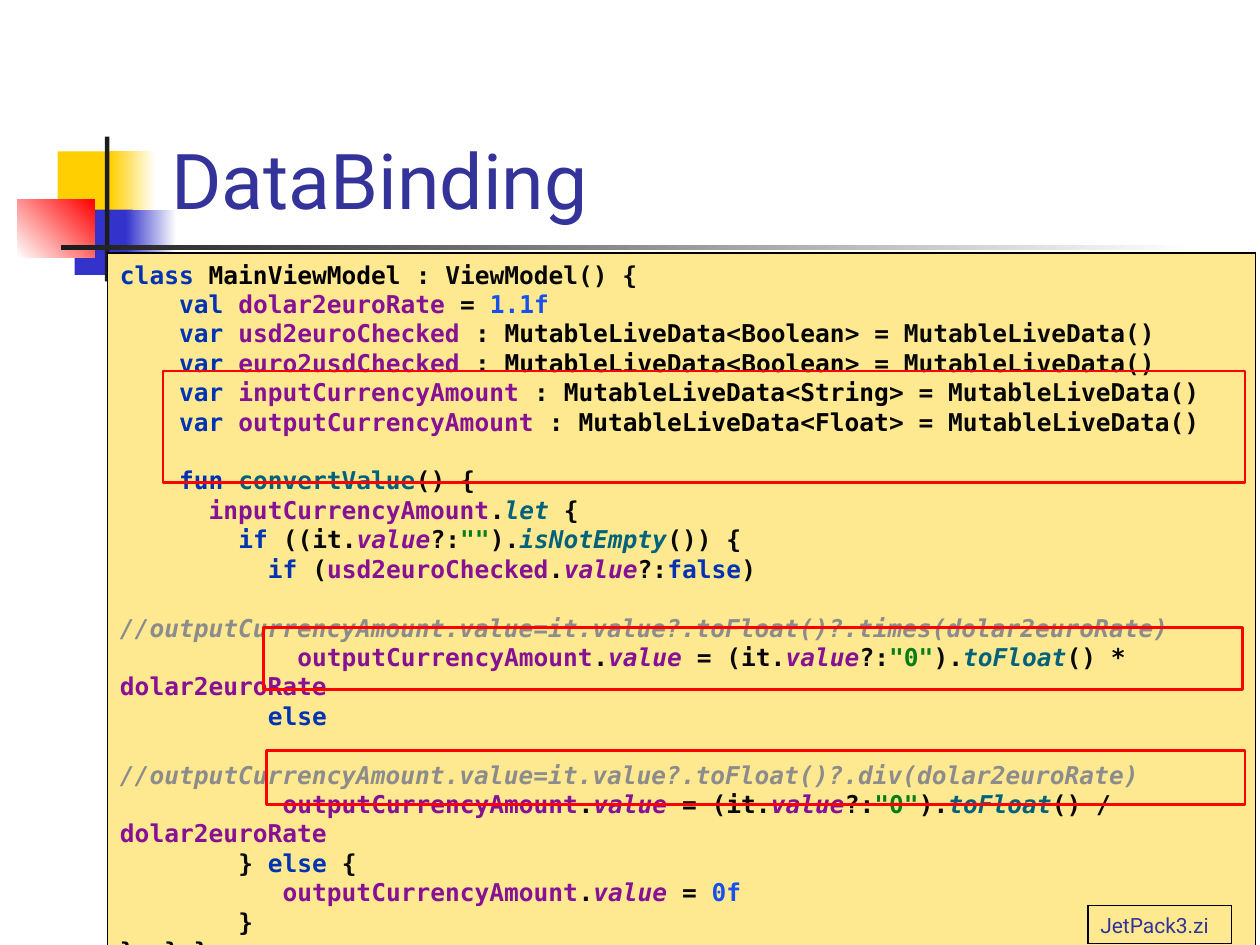
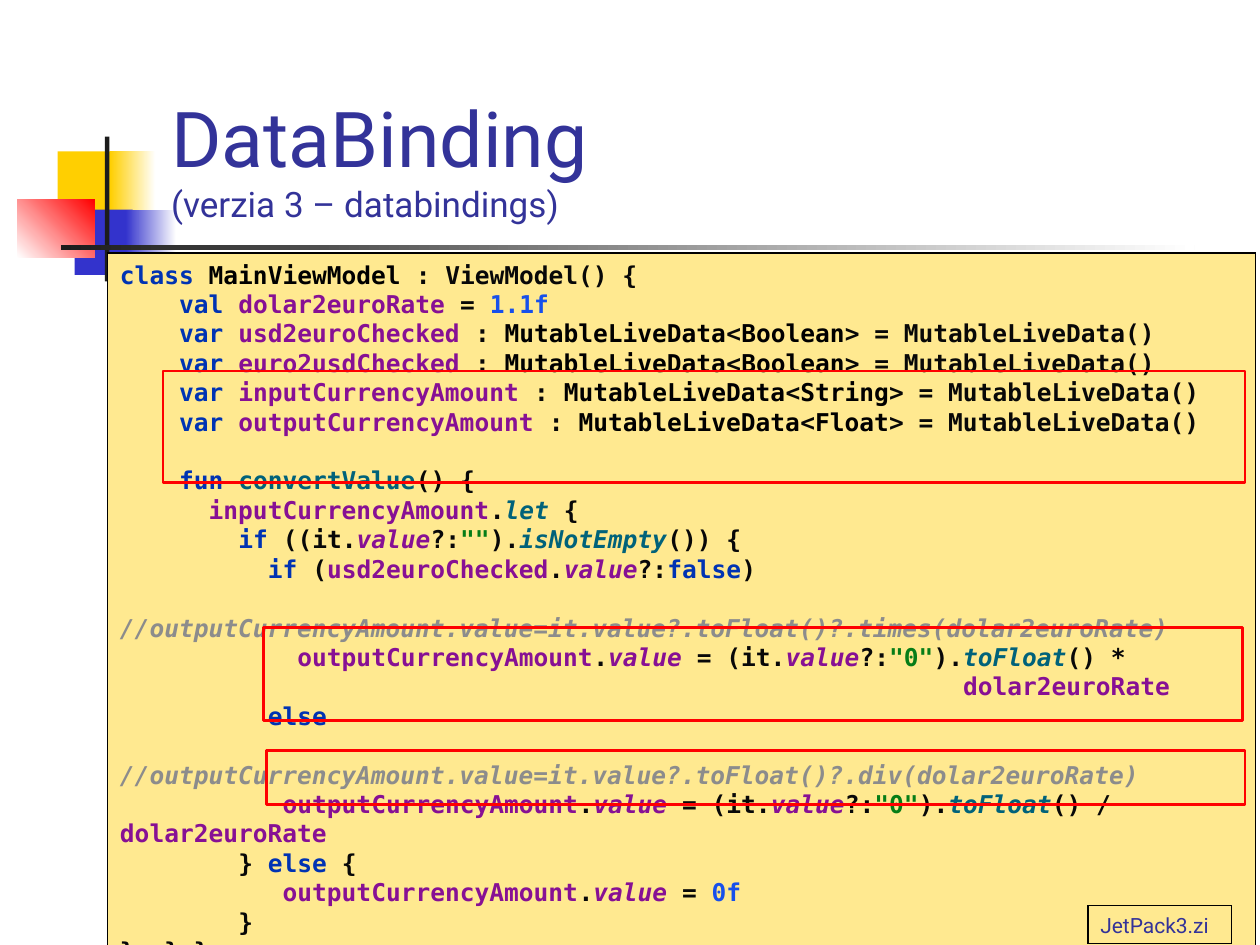
Before and after one commit to vmandro/Prednasky, a slide deck: slide 16 of 07/07_Android.ppt (slide 15 before the commit). Drawn at 1260x945 pixels with LibreOffice and Linux fonts; fonts in the diff are those of the drawing; grey boxes stand for pictures. Boxes give left, top, right and bottom in pixels: in the first picture for what was removed or moved away, otherwise in the second. Text is boxed around its words. In the diff, an @@ line names an element or a change of style, - is before the commit and + after.

```diff
--- a/07/07_Android.ppt
+++ b/07/07_Android.ppt
@@ title at bbox=[171, 109, 587, 225]: text changed; size 44 to 20 pt @@
-DataBinding
+DataBinding
+(verzia 3 – databindings)
@@ text in rectangle at bbox=[120, 264, 1199, 906]: text changed @@
-class MainViewModel : ViewModel() {
-val dolar2euroRate = 1.1f
-var usd2euroChecked : MutableLiveData<Boolean> = MutableLiveData()
-var euro2usdChecked : MutableLiveData<Boolean> = MutableLiveData()
-var inputCurrencyAmount : MutableLiveData<String> = MutableLiveData()
-var outputCurrencyAmount : MutableLiveData<Float> = MutableLiveData()
-fun convertValue() {
-inputCurrencyAmount.let {
-if ((it.value?:"").isNotEmpty()) {
-if (usd2euroChecked.value?:false)
-//outputCurrencyAmount.value=it.value?.toFloat()?.times(dolar2euroRate)
-outputCurrencyAmount.value = (it.value?:"0").toFloat() * dolar2euroRate
-else
-//outputCurrencyAmount.value=it.value?.toFloat()?.div(dolar2euroRate)
-outputCurrencyAmount.value = (it.value?:"0").toFloat() / dolar2euroRate
-} else {
-outputCurrencyAmount.value = 0f
-}
-} } }
+class MainViewModel : ViewModel() {
+val dolar2euroRate = 1.1f
+var usd2euroChecked : MutableLiveData<Boolean> = MutableLiveData()
+var euro2usdChecked : MutableLiveData<Boolean> = MutableLiveData()
+var inputCurrencyAmount : MutableLiveData<String> = MutableLiveData()
+var outputCurrencyAmount : MutableLiveData<Float> = MutableLiveData()
+fun convertValue() {
+inputCurrencyAmount.let {
+if ((it.value?:"").isNotEmpty()) {
+if (usd2euroChecked.value?:false)
+//outputCurrencyAmount.value=it.value?.toFloat()?.times(dolar2euroRate)
+outputCurrencyAmount.value = (it.value?:"0").toFloat() *
+dolar2euroRate
+else
+//outputCurrencyAmount.value=it.value?.toFloat()?.div(dolar2euroRate)
+outputCurrencyAmount.value = (it.value?:"0").toFloat() / dolar2euroRate
+} else {
+outputCurrencyAmount.value = 0f
+}
+} } }
@@ rectangle: place and size @@
-rectangle at bbox=[263, 627, 1242, 689]
+rectangle at bbox=[263, 627, 1242, 721]
```
Also in this commit, not shown: 15 other slides changed, 1 slide added, 4 other files.
